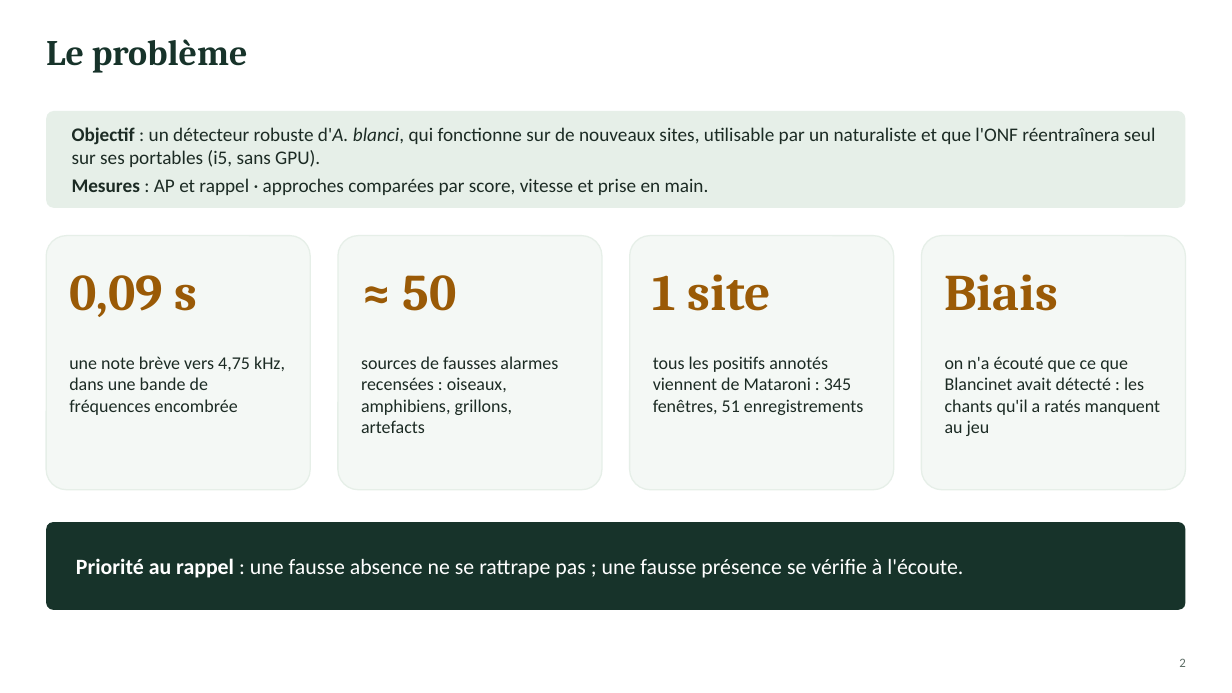
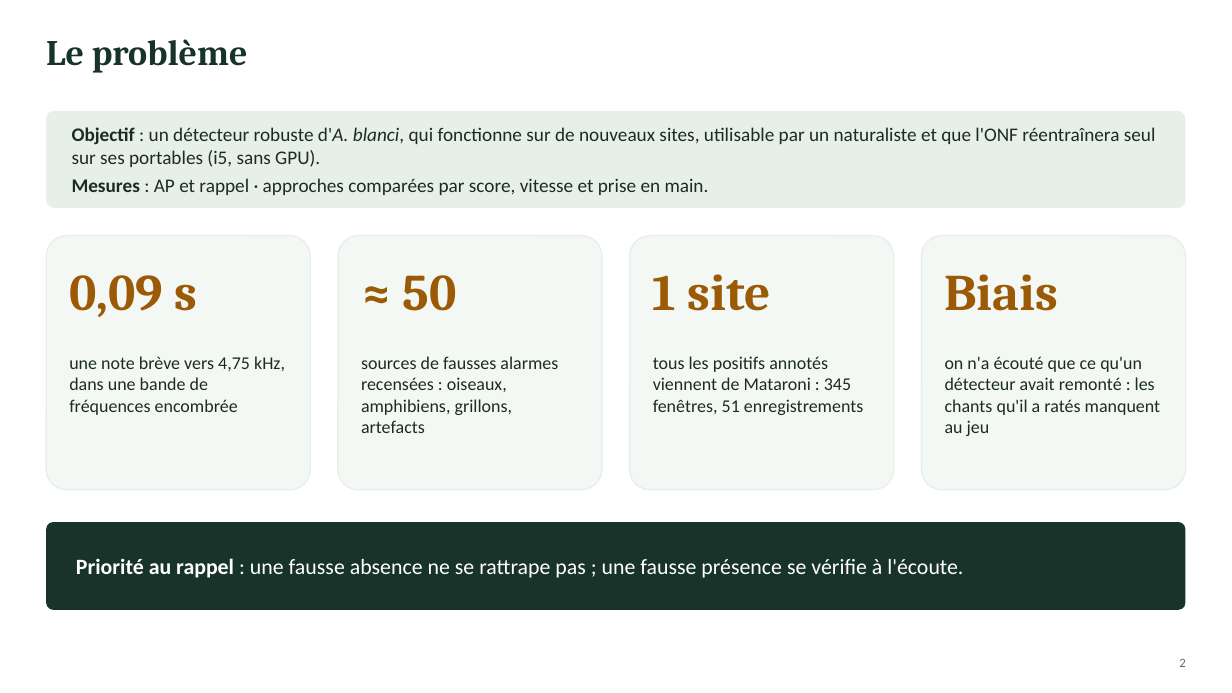
Before and after one commit to Rumble-Paw-Patrol/Grenouille, a slide deck: slide 2 of documentation/prez/presentation_point_etape.pptx. Drawn at 1232x693 pixels with LibreOffice and Linux fonts; fonts in the diff are those of the drawing. Boxes give left, top, right and bottom in pixels: in the first picture for what was removed or moved away, otherwise in the second. Text is boxed around its words. In the diff, an @@ line names an element or a change of style, - is before the commit and + after.

```diff
--- a/documentation/prez/presentation_point_etape.pptx
+++ b/documentation/prez/presentation_point_etape.pptx
@@ text at (945,356,1161,436): text changed @@
-on n'a écouté que ce que Blancinet avait détecté : les chants qu'il a ratés manquent au jeu
+on n'a écouté que ce qu'un détecteur avait remonté : les chants qu'il a ratés manquent au jeu
```
Also in this commit, not shown: 4 other slides changed, 40 other files.
